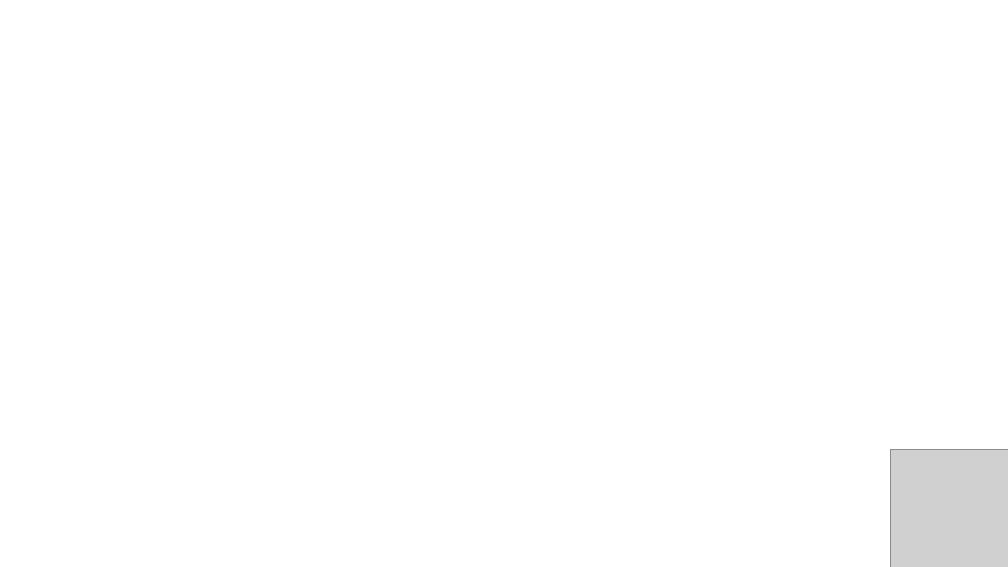
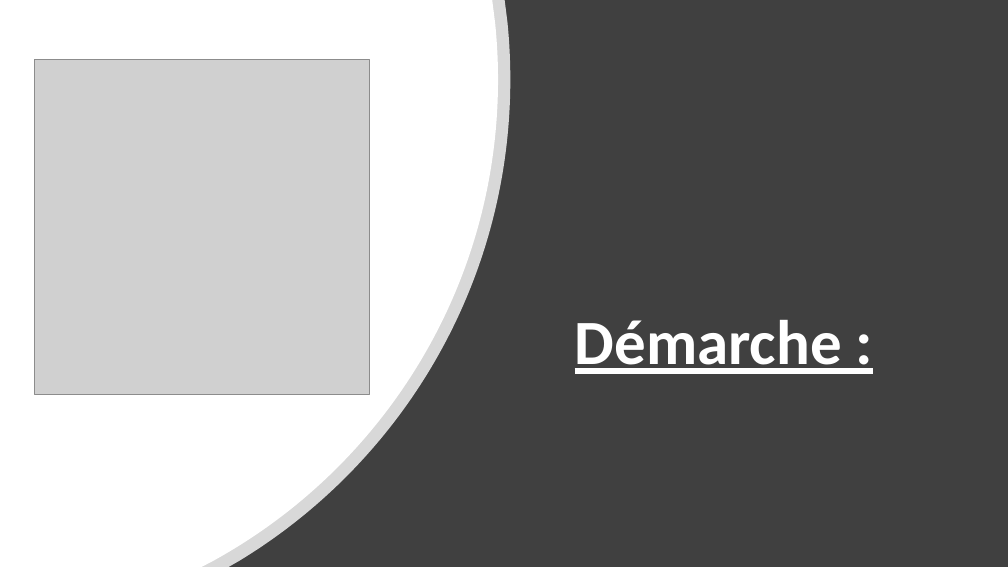
Before and after one commit to Julien-paulet/Projet_5_effectuez_une_etude_de_marche, a slide deck: slide 6 of Projet_5_présentation.pptx. Drawn at 1008x567 pixels with LibreOffice and Linux fonts; fonts in the diff are those of the drawing; grey boxes stand for pictures. Boxes give left, top, right and bottom in pixels: in the first picture for what was removed or moved away, otherwise in the second. Text is boxed around its words. In the diff, an @@ line names an element or a change of style, - is before the commit and + after.

```diff
--- a/Projet_5_présentation.pptx
+++ b/Projet_5_présentation.pptx
@@ rectangle added at [0, 0, 1008, 567], fill #404040 @@
@@ freeform shape added at [0, 0, 510, 567], fill #FFFFFF at 80% opacity @@
@@ freeform shape added at [0, 0, 498, 567], fill #FFFFFF @@
@@ picture: place and size @@
-picture at [891, 449, 1008, 567]
+picture at [35, 60, 370, 395]
@@ title added at [575, 320, 842, 374], 60 pt, text #FFFFFF, bold, underline @@
+Démarche :
```
Also in this commit, not shown: 3 other slides changed, 11 slides added, 3 slides removed, 2 other files.
